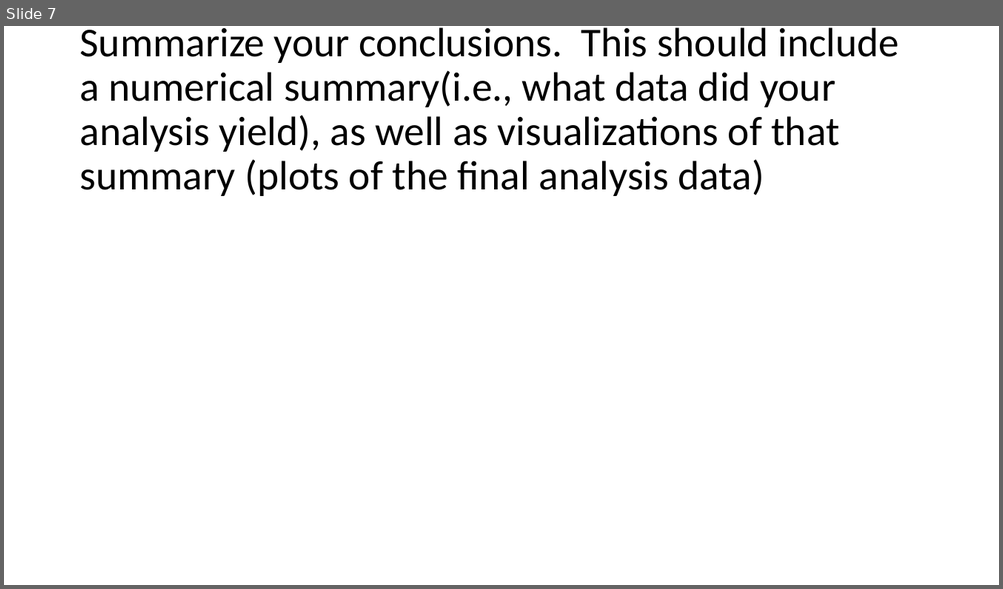
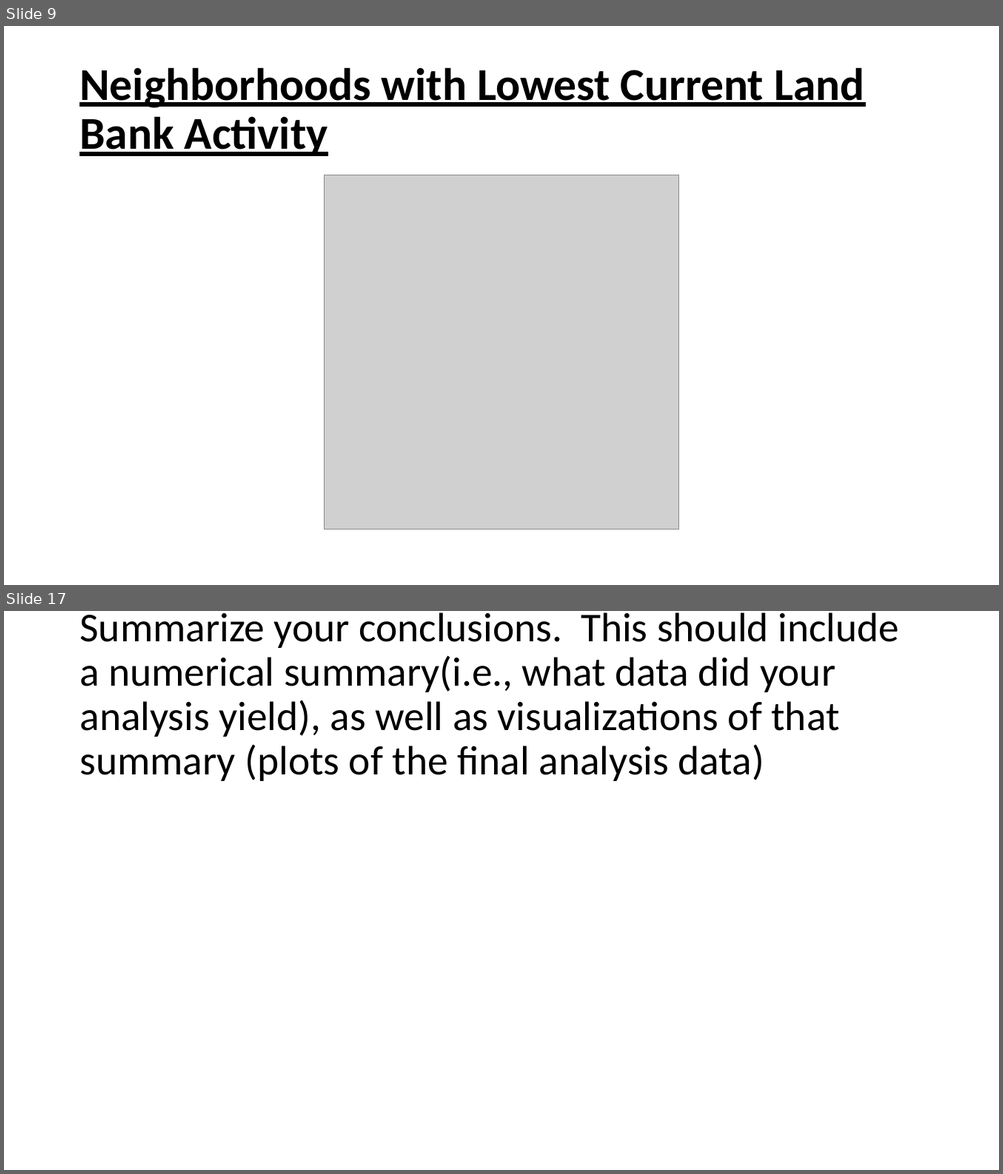
Before and after one commit to nicholasiii/GroupAssignement1, a slide deck: Group 2.pptx. Shown one above the other, each under a label of ours: slide 7 before the commit, slides 9 and 17 after it; the slides between them are not shown. The pictures are 1003x589 and 1003x1174 pixels, drawn with LibreOffice and Linux fonts; fonts in the diff are those of the drawing; grey boxes stand for pictures. Boxes give left, top, right and bottom in pixels: in the first picture for what was removed or moved away, otherwise in the second. Text is boxed around its words. In the diff, an @@ line names an element or a change of style, - is before the commit and + after.

```diff
--- a/Group 2.pptx
+++ b/Group 2.pptx
@@ slide 9 added at bbox=[4, 26, 999, 585], background #FFFFFF @@
@@ title added at bbox=[79, 67, 864, 156], 44 pt, text #000000, bold, underline @@
+Neighborhoods with Lowest Current Land Bank Activity
@@ picture added at bbox=[324, 175, 679, 531] @@
@@ what was slide 7 is now slide 17 @@
```
Also in this commit, not shown: 7 slides changed, 9 other slides added, 4 other files.
